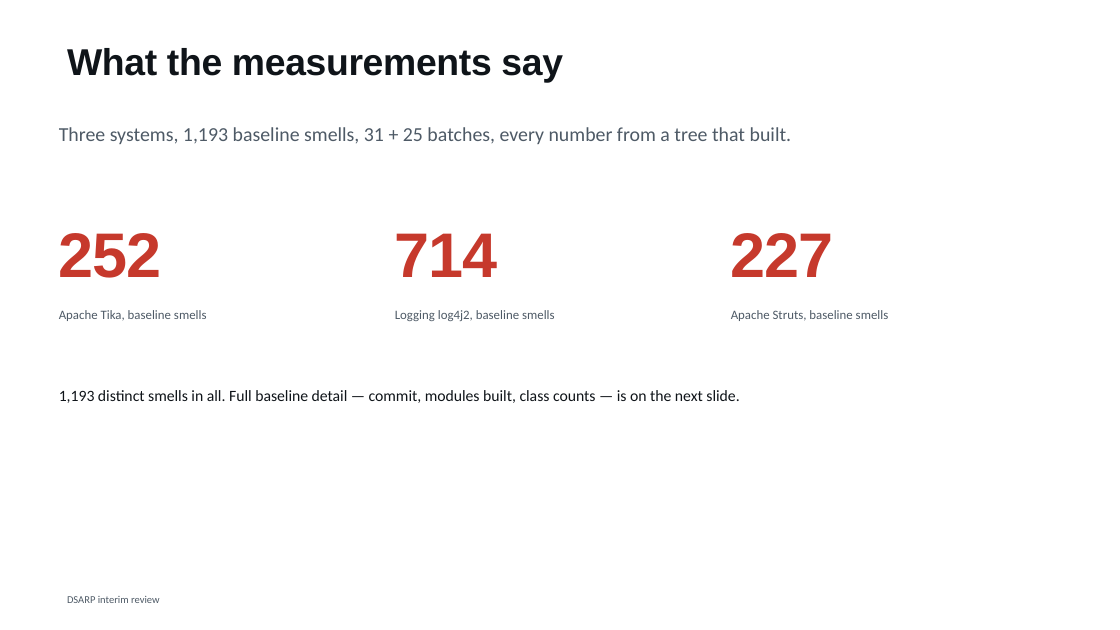
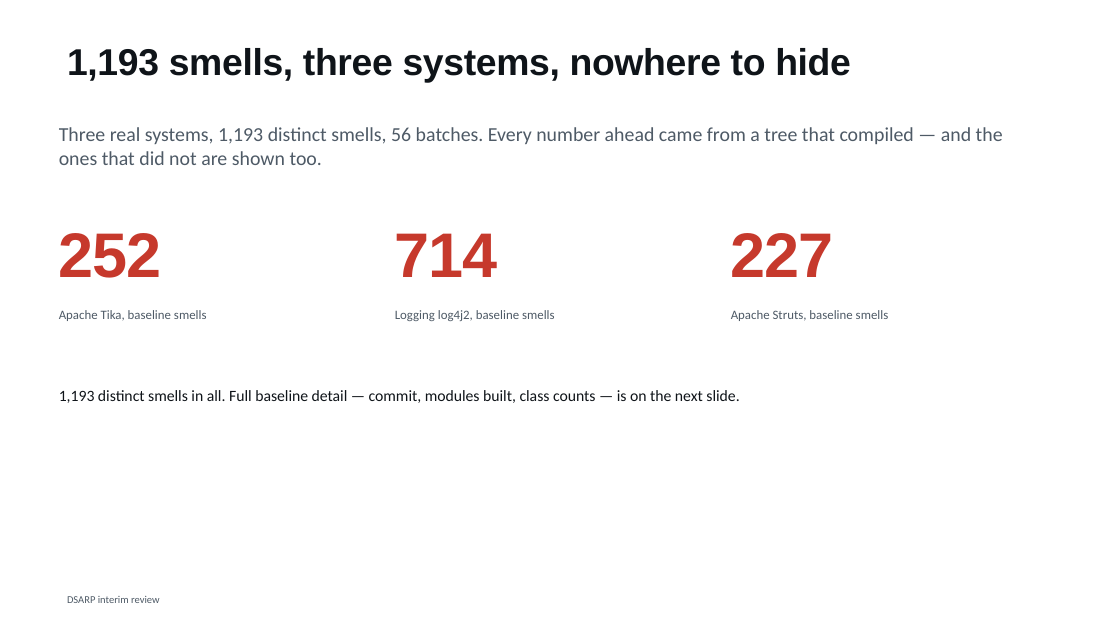
Before and after one commit to shimoriki/DSARPProject, a slide deck: slide 26 of docs/DSARP_interim_review.pptx (slide 25 before the commit). Drawn at 1120x630 pixels with LibreOffice and Linux fonts; fonts in the diff are those of the drawing. Boxes give left, top, right and bottom in pixels: in the first picture for what was removed or moved away, otherwise in the second. Text is boxed around its words. In the diff, an @@ line names an element or a change of style, - is before the commit and + after.

```diff
--- a/docs/DSARP_interim_review.pptx
+++ b/docs/DSARP_interim_review.pptx
@@ title at [67,48,851,82]: text changed @@
-What the measurements say
+1,193 smells, three systems, nowhere to hide
@@ text at [59,127,1003,165]: text changed @@
-Three systems, 1,193 baseline smells, 31 + 25 batches, every number from a tree that built.
+Three real systems, 1,193 distinct smells, 56 batches. Every number ahead came from a tree that compiled — and the ones that did not are shown too.
```
Also in this commit, not shown: 35 other slides changed, 2 slides added, 3 other files.
